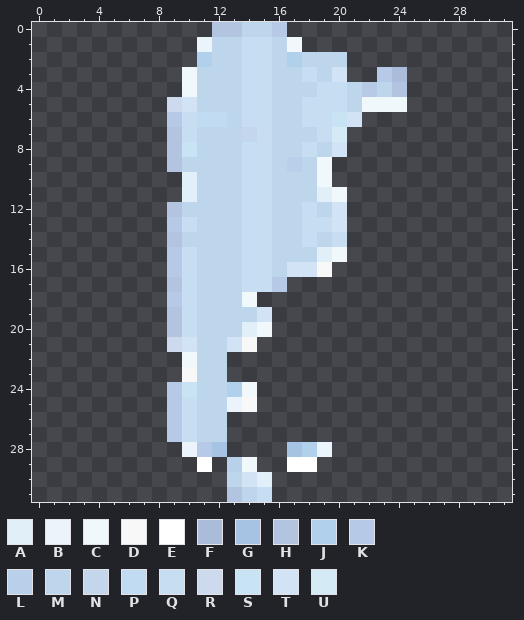
Pixel-art sprite, stored at services/web/apple-touch-icon.png. That is the earlier state.
The file is 32x32 pixels. Colours within 5 levels of each other are drawn and written as one. The old version is drawn lined up with the new one.
Palette (. is transparent): A #e1eff8  B #eaf4fa  C #f1f8fb  D #f8f8f8  E #ffffff  F #abbcdb  G #a6c3e4  H #b3c4e1  J #b1d0ec  K #b6cae7  L #b8d0e9  M #bdd6ec  N #c3d6ec  P #c1dbf2  Q #c7ddf1  R #cdd9ec  S #c7e3f4  T #d1e3f4  U #d4eaf5
Pixels before, first column x 9:
 0 ...HHMMK........
 1 ..BMMQQMC.......
 2 ..JMMQQMJMMM....
 3 .CMMMQQMMQMT..KF
 4 .CMMMQQMMMQQMKMH
 5 RTMMMQQMMQQQMCCC
 6 KQPPMQQMMQQST...
 7 HQMMMNQMMMQU....
 8 HSMMMQQMMQMT....
 9 HMMMMQQMLMC.....
10 .AMMMQQMMMC.....
11 .AMMMQQMMMAC....
12 HMMMMQQMMQMT....
13 KQMMMQQMMQQT....
14 HMMMMQQMMQMQ....
15 KQMMMQQMMMAC....
16 KQMMMQQMTTD.....
17 HQMMMQQK........
18 KQMMMC..........
19 HQMMMMT.........
20 HQMMMAC.........
21 RTMMTD..........
22 .CMM............
23 .DMM............
24 KSMMJC..........
25 KQMMBD..........
26 KQMM............
27 KQMM............
28 .BKG....GJB.....
29 ..E.LC..EE......
30 ....MTA.........
31 ....HMQ.........
The same view after the edit:
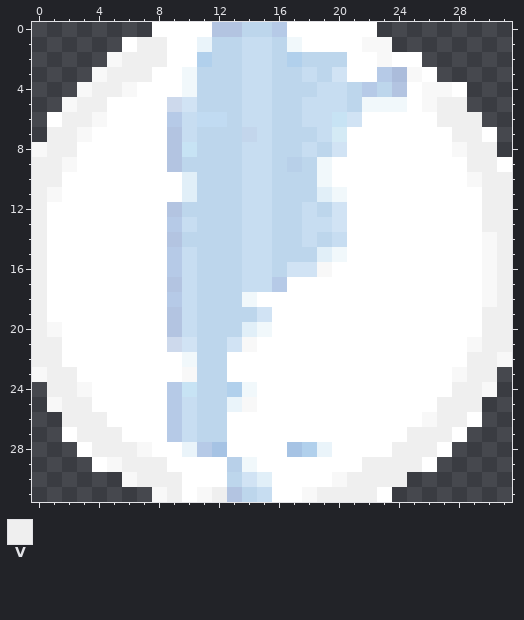
Colours new in this view: V #efefef
Difference:
whole drawing moved by +1,+0 (the old picture is shown already moved)
Changed rows in their new state; - is an unchanged pixel.
first column x 0:
 0 --------EEEE-----EEEEEE---------
 1 ------EVVEE-------EEEEDD--------
 2 -----DVVVEE----------EEDEE------
 3 ----DVVVEE-----------EE--DE-----
 4 ---DVVDEEE---------------EDDE---
 5 --DVVEEEE----------------EDVV---
 6 -EVVDEEEE-------------EEEEEVVV--
 7 -VVDEEEEE------------EEEEEEEVVE-
 8 DVVEEEEEE------------EEEEEEEDVV-
 9 VVDEEEEEE-----------EEEEEEEEEVVE
10 VVEEEEEEEE----------EEEEEEEEEDVV
11 VDEEEEEEEE-----------EEEEEEEEEVV
12 VEEEEEEEE------------EEEEEEEEEVV
13 VEEEEEEEE------------EEEEEEEEEVV
14 VEEEEEEEE------------EEEEEEEEEDV
15 VEEEEEEEE------------EEEEEEEEEDV
16 VEEEEEEEE-----------EEEEEEEEEEDV
17 VEEEEEEEE--------EEEEEEEEEEEEEDV
18 VEEEEEEEE------EEEEEEEEEEEEEEEDV
19 VEEEEEEEE-------EEEEEEEEEEEEEEVV
20 VDEEEEEEE-------EEEEEEEEEEEEEEVV
21 VVEEEEEEE------EEEEEEEEEEEEEEDVV
22 VVEEEEEEEE---EEEEEEEEEEEEEEEEVVD
23 DVVEEEEEEE---EEEEEEEEEEEEEEEDVV-
24 -VVDEEEEE------EEEEEEEEEEEEEVVD-
25 -DVVEEEEE------EEEEEEEEEEEEVVV--
26 --VVVEEEE----EEEEEEEEEEEEEDVVE--
27 --EVVVEEE----EEEEEEEEEEEEVVVE---
28 ---EVVVDEE---EEEE---EEEEVVVE----
29 ----EDVVVEE-E--EE--EEEVVVVE-----
30 ------DVVVEEE---EEEEDVVVV-------
31 --------DVEDV---EEDVVVVE--------
Where, in picture pixels (left, top, right, bottom), the same in both pictures:
added: (32, 22, 512, 502)
